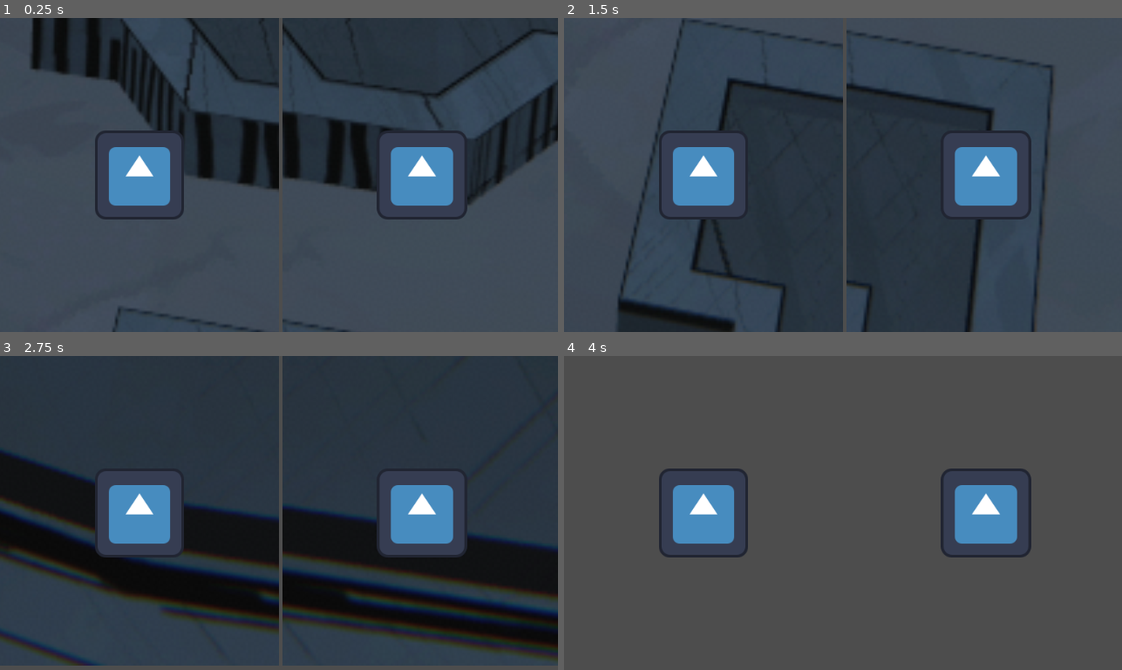
Above: before the commit, frames 1-4 (two rows, left to right).
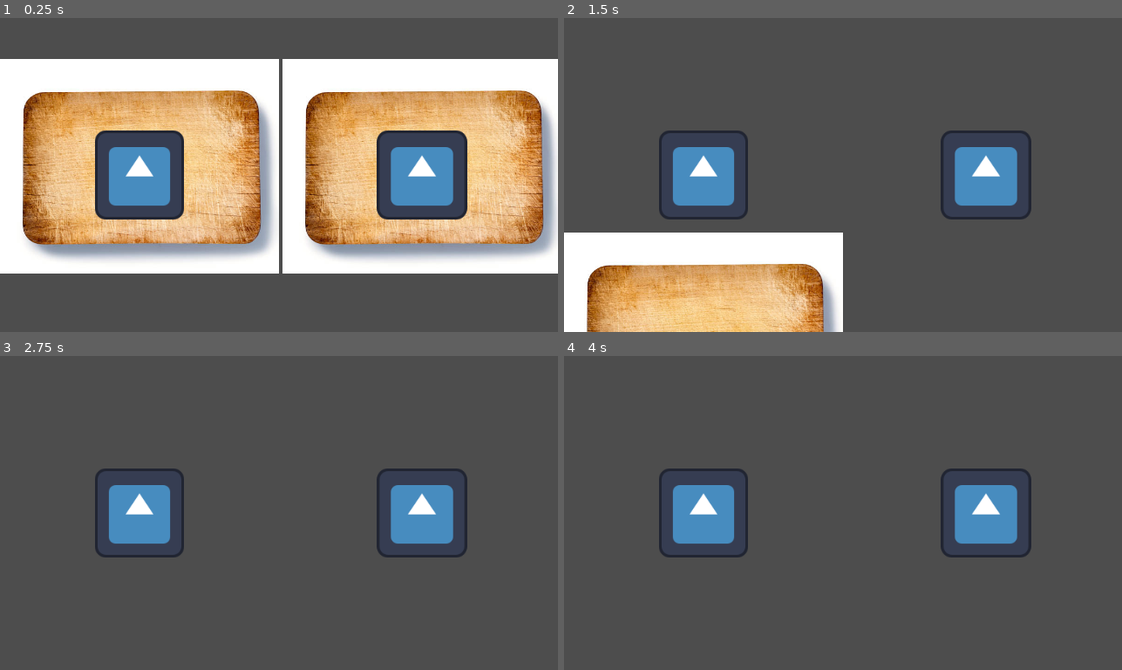
Above: after the commit, the same moments.

Repository: Fullbust505/GameJam2026
Game: Godot game, scene res://scenes/nage_level_view.tscn
Two runs of this game, one before a commit and one after it. Both use one fixed random seed, a clock stepped at 60 frames per second and the inputs below. The engine's default icon, where the game draws it, is replaced by a stand-in: a white triangle on a blue panel in a dark square.
Inputs:
- Up to frame 1 (0.25 s): no input
- Up to frame 2 (1.5 s): no input
- Up to frame 3 (2.75 s): no input
- Up to frame 4 (4 s): tap Enter at 3.5 s

The runs differ from the first frame. In frame 1, 71% of the frame differs, in the area x 0-100%, y 0-100%; in frame 2, 52%; in frame 3, 89%, in the area x 0-100%, y 0-99%; in frame 4, nothing differs.

Commit message:
c'est réparé

Diff:
--- /dev/null
+++ b/monsieur-monstre-jeux/scenes/anchor_level.tscn
@@ -0,0 +1,18 @@
+[gd_scene format=3 uid="uid://da4q0glx3nck1"]
+
+[ext_resource type="PackedScene" uid="uid://becnsoal6i1ry" path="res://scenes/nage_P1.tscn" id="1_3l7bd"]
+[ext_resource type="PackedScene" uid="uid://dyy81owekxuom" path="res://scenes/nage_P2.tscn" id="2_8o8tc"]
+[ext_resource type="Texture2D" uid="uid://dy7hfpp71wuar" path="res://sprites/background.png" id="3_qhxwh"]
+
+[node name="Node" type="Node" unique_id=2062969420]
+
+[node name="P1" parent="." unique_id=2103489380 instance=ExtResource("1_3l7bd")]
+position = Vector2(2, 0)
+
+[node name="P2" parent="." unique_id=837561289 instance=ExtResource("2_8o8tc")]
+position = Vector2(227, 0)
+
+[node name="background" type="Sprite2D" parent="." unique_id=290239481]
+z_index = -3
+scale = Vector2(3.0511725, 3.0511725)
+texture = ExtResource("3_qhxwh")
--- a/monsieur-monstre-jeux/scenes/ nage_level.tscn
+++ b/monsieur-monstre-jeux/scenes/cuisine_level.tscn
@@ -2,17 +2,22 @@
 
 [ext_resource type="PackedScene" uid="uid://becnsoal6i1ry" path="res://scenes/nage_P1.tscn" id="1_kytv1"]
 [ext_resource type="PackedScene" uid="uid://dyy81owekxuom" path="res://scenes/nage_P2.tscn" id="2_724up"]
-[ext_resource type="Texture2D" uid="uid://dy7hfpp71wuar" path="res://background.png" id="3_xevx2"]
+[ext_resource type="Texture2D" uid="uid://cp1xeoun8ih63" path="res://sprites/cutting board.jpg" id="3_ng1ri"]
 
 [node name="Node" type="Node" unique_id=2062969420]
 
 [node name="P1" parent="." unique_id=2103489380 instance=ExtResource("1_kytv1")]
-position = Vector2(2, 0)
 
 [node name="P2" parent="." unique_id=837561289 instance=ExtResource("2_724up")]
-position = Vector2(227, 0)
+position = Vector2(0, 530)
 
-[node name="background" type="Sprite2D" parent="." unique_id=290239481]
+[node name="background1" type="Sprite2D" parent="." unique_id=290239481]
 z_index = -3
-scale = Vector2(3.0511725, 3.0511725)
-texture = ExtResource("3_xevx2")
+scale = Vector2(0.531, 0.6)
+texture = ExtResource("3_ng1ri")
+
+[node name="background2" type="Sprite2D" parent="." unique_id=1802017383]
+z_index = -3
+position = Vector2(0, 530)
+scale = Vector2(0.531, 0.6)
+texture = ExtResource("3_ng1ri")
--- /dev/null
+++ b/monsieur-monstre-jeux/scenes/cut_P1.tscn
@@ -0,0 +1,24 @@
+[gd_scene format=3 uid="uid://eua0qi6j81g1"]
+
+[ext_resource type="Script" uid="uid://pdwnlod2u80m" path="res://scripts/nage_p1mvt.gd" id="1_bcql0"]
+[ext_resource type="Texture2D" uid="uid://bbxo30ypwsfeu" path="res://sprites/icon.svg" id="2_x1ftj"]
+
+[sub_resource type="PhysicsMaterial" id="PhysicsMaterial_c4gc8"]
+
+[sub_resource type="RectangleShape2D" id="RectangleShape2D_c4gc8"]
+size = Vector2(46.931034, 43.103447)
+
+[node name="P1" type="Node2D" unique_id=2103489380]
+scale = Vector2(0.79999846, 0.79999846)
+script = ExtResource("1_bcql0")
+
+[node name="Sprite2D" type="Sprite2D" parent="." unique_id=2103890599]
+texture = ExtResource("2_x1ftj")
+
+[node name="RigidBody2D" type="RigidBody2D" parent="." unique_id=1093869996]
+mass = 70.0
+physics_material_override = SubResource("PhysicsMaterial_c4gc8")
+
+[node name="CollisionShape2D" type="CollisionShape2D" parent="RigidBody2D" unique_id=922787149]
+scale = Vector2(2.5, 2.5)
+shape = SubResource("RectangleShape2D_c4gc8")
--- /dev/null
+++ b/monsieur-monstre-jeux/scenes/cut_P2.tscn
@@ -0,0 +1,26 @@
+[gd_scene format=3 uid="uid://3f1odqe353cn"]
+
+[ext_resource type="Script" uid="uid://bg3waskesp805" path="res://scripts/nage_p2mvt.gd" id="1_at8dn"]
+[ext_resource type="Texture2D" uid="uid://bbxo30ypwsfeu" path="res://sprites/icon.svg" id="2_3ccfh"]
+
+[sub_resource type="PhysicsMaterial" id="PhysicsMaterial_c4gc8"]
+
+[sub_resource type="RectangleShape2D" id="RectangleShape2D_c4gc8"]
+size = Vector2(46.931034, 43.103447)
+
+[node name="P2" type="Node2D" unique_id=2103489380]
+scale = Vector2(0.8000001, 0.8000001)
+script = ExtResource("1_at8dn")
+
+[node name="Sprite2D" type="Sprite2D" parent="." unique_id=2103890599]
+scale = Vector2(1.013, 1)
+texture = ExtResource("2_3ccfh")
+
+[node name="RigidBody2D" type="RigidBody2D" parent="." unique_id=1093869996]
+mass = 70.0
+physics_material_override = SubResource("PhysicsMaterial_c4gc8")
+gravity_scale = 0.0
+
+[node name="CollisionShape2D" type="CollisionShape2D" parent="RigidBody2D" unique_id=922787149]
+scale = Vector2(2.5, 2.5)
+shape = SubResource("RectangleShape2D_c4gc8")
--- a/monsieur-monstre-jeux/scenes/nage_level_view.tscn
+++ b/monsieur-monstre-jeux/scenes/nage_level_view.tscn
@@ -1,7 +1,7 @@
 [gd_scene format=3 uid="uid://bfbny43birx8b"]
 
 [ext_resource type="Script" uid="uid://c5fqa1ax7aw5v" path="res://scenes/world.gd" id="1_n5pg7"]
-[ext_resource type="PackedScene" uid="uid://duj8xj1kbg5w8" path="res://scenes/ nage_level.tscn" id="1_yqrkj"]
+[ext_resource type="PackedScene" uid="uid://duj8xj1kbg5w8" path="res://scenes/cuisine_level.tscn" id="1_yqrkj"]
 
 [node name="Node" type="Node" unique_id=1193111562]
 script = ExtResource("1_n5pg7")
Binary file added: monsieur-monstre-jeux/sprites/anchor.png
Not shown, added: monsieur-monstre-jeux/sprites/anchor.png.import
Renamed: monsieur-monstre-jeux/background.png -> monsieur-monstre-jeux/sprites/background.png
Not shown, added: monsieur-monstre-jeux/sprites/background.png.import
Binary file added: monsieur-monstre-jeux/sprites/cutting board.jpg
Not shown, added: monsieur-monstre-jeux/sprites/cutting board.jpg.import
Binary file added: monsieur-monstre-jeux/sprites/fonds_marins.jpg
Not shown, added: monsieur-monstre-jeux/sprites/fonds_marins.jpg.import
Binary file added: monsieur-monstre-jeux/sprites/knife.jpg
Not shown, changed: monsieur-monstre-jeux/sprites/knife.jpg.import
